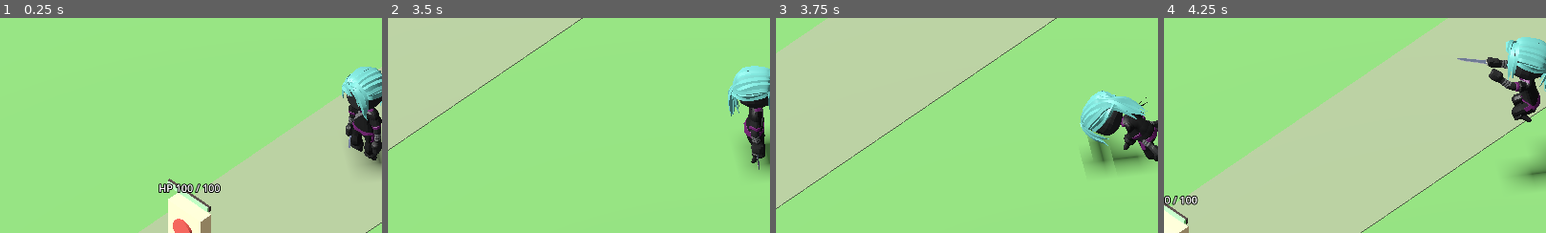
Above: before the commit, frames 1-4 (left to right).
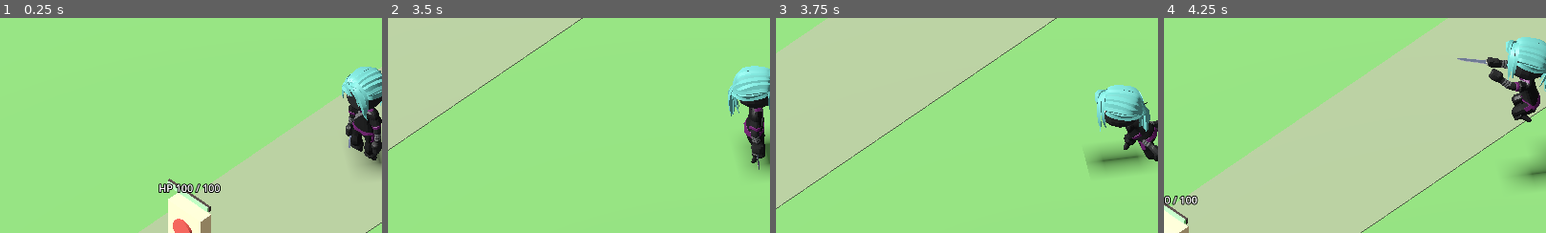
Above: after the commit, the same moments.

Repository: levian47/riskfate-3d-pro
Game: Godot game, scene res://main.tscn
The game is run twice, just before and just after one commit, with the same random seed, the same clock (stepped at 60 frames per second) and the same inputs.
Inputs (mouse positions are % of the whole screen's width and height, from its top left):
- Up to frame 1 (0.25 s): no input
- Up to frame 2 (3.5 s): tap Enter at 0.5 s; move the mouse to (72, 45) at 0.52 s; hold D 0.53-1.25 s; hold Shift 0.53-1.25 s; click (72, 45) at 0.67 s; tap Space at 0.77 s; drag from (30, 55) to (45, 70) at 1.27 s; move the mouse to (60, 28) at 2.02 s; hold D 2.03-2.75 s; tap R at 2.1 s; drag from (45, 70) to (20, 35) at 2.77 s
- Up to frame 3 (3.75 s): move the mouse to (80, 65) at 3.52 s; hold A from 3.53 s (still down); hold Shift from 3.53 s (still down)
- Up to frame 4 (4.25 s): keep holding A; keep holding Shift; tap Space at 3.77 s
The pictures show only the part of the screen within x 2-52%, y 25-75%; the shares and areas given below are measured in that part.

Frames 1-2 are identical in both runs. In frame 3, 3.2% of the frame differs, in the area x 79-98%, y 31-70%; in frame 4, nothing differs.

Commit message:
Keep Naruto gaze forward and preserve sprint pose during weapon strikes

Diff:
--- a/assets/animations/naruto_run_fullbody.tres
+++ b/assets/animations/naruto_run_fullbody.tres
@@ -25,7 +25,7 @@
 tracks/2/path = NodePath("CharacterArmature/Skeleton3D:Neck")
 tracks/2/interp = 1
 tracks/2/loop_wrap = true
-tracks/2/keys = PackedFloat32Array(0, 1, -0.118962248, 0, 0, 0.992898778, 0.03421053, 1, -0.118962248, 0, 0, 0.992898778, 0.06842105, 1, -0.118962248, 0, 0, 0.992898778, 0.10263158, 1, -0.118962248, 0, 0, 0.992898778, 0.1368421, 1, -0.118962248, 0, 0, 0.992898778, 0.17105263, 1, -0.118962248, 0, 0, 0.992898778, 0.20526315, 1, -0.118962248, 0, 0, 0.992898778, 0.23947368, 1, -0.118962248, 0, 0, 0.992898778, 0.2736842, 1, -0.118962248, 0, 0, 0.992898778, 0.30789473, 1, -0.118962248, 0, 0, 0.992898778, 0.34210525, 1, -0.118962248, 0, 0, 0.992898778, 0.37631578, 1, -0.118962248, 0, 0, 0.992898778, 0.4105263, 1, -0.118962248, 0, 0, 0.992898778, 0.44473683, 1, -0.118962248, 0, 0, 0.992898778, 0.47894735, 1, -0.118962248, 0, 0, 0.992898778, 0.51315788, 1, -0.118962248, 0, 0, 0.992898778, 0.5473684, 1, -0.118962248, 0, 0, 0.992898778, 0.58157893, 1, -0.118962248, 0, 0, 0.992898778, 0.61578945, 1, -0.118962248, 0, 0, 0.992898778, 0.64999998, 1, -0.118962248, 0, 0, 0.992898778)
+tracks/2/keys = PackedFloat32Array(0, 1, -0.633815867, 0, 0, 0.773483967, 0.03421053, 1, -0.633815867, 0, 0, 0.773483967, 0.06842105, 1, -0.633815867, 0, 0, 0.773483967, 0.10263158, 1, -0.633815867, 0, 0, 0.773483967, 0.1368421, 1, -0.633815867, 0, 0, 0.773483967, 0.17105263, 1, -0.633815867, 0, 0, 0.773483967, 0.20526315, 1, -0.633815867, 0, 0, 0.773483967, 0.23947368, 1, -0.633815867, 0, 0, 0.773483967, 0.2736842, 1, -0.633815867, 0, 0, 0.773483967, 0.30789473, 1, -0.633815867, 0, 0, 0.773483967, 0.34210525, 1, -0.633815867, 0, 0, 0.773483967, 0.37631578, 1, -0.633815867, 0, 0, 0.773483967, 0.4105263, 1, -0.633815867, 0, 0, 0.773483967, 0.44473683, 1, -0.633815867, 0, 0, 0.773483967, 0.47894735, 1, -0.633815867, 0, 0, 0.773483967, 0.51315788, 1, -0.633815867, 0, 0, 0.773483967, 0.5473684, 1, -0.633815867, 0, 0, 0.773483967, 0.58157893, 1, -0.633815867, 0, 0, 0.773483967, 0.61578945, 1, -0.633815867, 0, 0, 0.773483967, 0.64999998, 1, -0.633815867, 0, 0, 0.773483967)
 tracks/3/type = "rotation_3d"
 tracks/3/imported = false
 tracks/3/enabled = true
--- a/characters/player/animation_builder.gd
+++ b/characters/player/animation_builder.gd
@@ -9,6 +9,23 @@
 	"Shoulder.L", "UpperArm.L", "LowerArm.L", "Fist.L",
 	"Shoulder.R", "UpperArm.R", "LowerArm.R", "Fist.R"
 ]
+# Naruto sprint attacks must not straighten the leaning torso or reset gaze.
+# Only the weapon arm is allowed to leave the running pose during the strike.
+const NARUTO_ATTACK_ARM_BONES := ["Shoulder.R", "UpperArm.R", "LowerArm.R", "Fist.R"]
+
+static func preserve_naruto_pose_during_attack(tree: AnimationTree, active: bool) -> void:
+	if tree == null:
+		return
+	var root := tree.tree_root as AnimationNodeBlendTree
+	if root == null:
+		return
+	var attack := root.get_node("Attack") as AnimationNodeOneShot
+	if attack == null:
+		return
+	for bone in UPPER_BODY_BONES:
+		var path := NodePath("CharacterArmature/Skeleton3D:" + bone)
+		attack.set_filter_path(path, not active or bone in NARUTO_ATTACK_ARM_BONES)
+
 
 static func find_animation_player(node: Node) -> AnimationPlayer:
 	if node is AnimationPlayer:
--- a/main.gd
+++ b/main.gd
@@ -189,6 +189,9 @@
 		return
 	if state == locomotion_state and not restart:
 		return
+	# With Naruto running, the attack overlay may move the weapon arm only.
+	# Normal locomotion keeps the original approved full upper-body strike.
+	ANIMATION_BUILDER.preserve_naruto_pose_during_attack(animation_tree, state == "Naruto")
 	animation_tree.set("parameters/Locomotion/transition_request", state)
 	locomotion_state = state
 
--- a/tests/gameplay_smoke.gd
+++ b/tests/gameplay_smoke.gd
@@ -151,6 +151,23 @@
 		return
 	if not _require(head_pose.y > 1.0 and head_pose.z > torso_pose.z + 0.30, "Naruto sprint head must be forward and remain above the ground"):
 		return
+	# The head remains physically low, but its local forward (+Z) should
+	# face near-horizontally along the run, not down into the ground.
+	var gaze := locomotion_skeleton.get_bone_global_pose(head_index).basis.z.normalized()
+	if not _require(gaze.z > 0.90 and absf(gaze.y) < 0.18, "Naruto face must look forward while the torso leans down"):
+		return
+	# Attack animation must not override the sprinting spine, head or left arm.
+	# Only the weapon arm may play the already approved SweepingSwordSlash.
+	var attack_pose_layer := blend.get_node("Attack") as AnimationNodeOneShot
+	if not _require(attack_pose_layer != null, "Naruto sword attack layer must exist"):
+		return
+	for bone_name in ["Abdomen", "Torso", "Neck", "Head", "Shoulder.L", "UpperArm.L", "LowerArm.L", "Fist.L"]:
+		if not _require(not attack_pose_layer.is_path_filtered(NodePath("CharacterArmature/Skeleton3D:" + bone_name)), "Naruto strike must preserve running pose: " + bone_name):
+			return
+	for bone_name in ANIMATION_BUILDER.NARUTO_ATTACK_ARM_BONES:
+		if not _require(attack_pose_layer.is_path_filtered(NodePath("CharacterArmature/Skeleton3D:" + bone_name)), "Naruto strike must allow the weapon arm: " + bone_name):
+			return
+
 	var left_hand_pose := locomotion_skeleton.get_bone_global_pose(left_hand_index).origin
 	var right_hand_pose := locomotion_skeleton.get_bone_global_pose(right_hand_index).origin
 	var left_shoulder_pose := locomotion_skeleton.get_bone_global_pose(locomotion_skeleton.find_bone("Shoulder.L")).origin
@@ -173,6 +190,10 @@
 	if not _require(leg_motion > 0.01, "Naruto mode must actually animate leg rotations, not slide with frozen pose"):
 		return
 	game.call("_set_locomotion", "Run")
+	# Leaving Naruto must restore every approved attack track.
+	for bone_name in ANIMATION_BUILDER.UPPER_BODY_BONES:
+		if not _require(attack_pose_layer.is_path_filtered(NodePath("CharacterArmature/Skeleton3D:" + bone_name)), "Standard Run must restore the full approved sword attack: " + bone_name):
+			return
 	for frame in range(8):
 		await physics_frame
 	var ordinary_before := locomotion_skeleton.get_bone_pose_rotation(leg_index)
